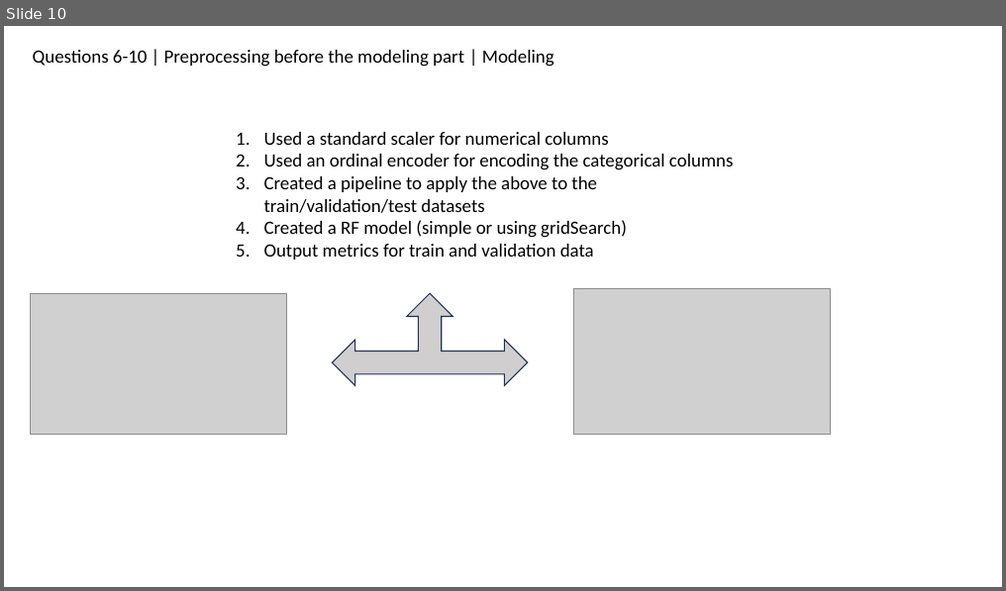
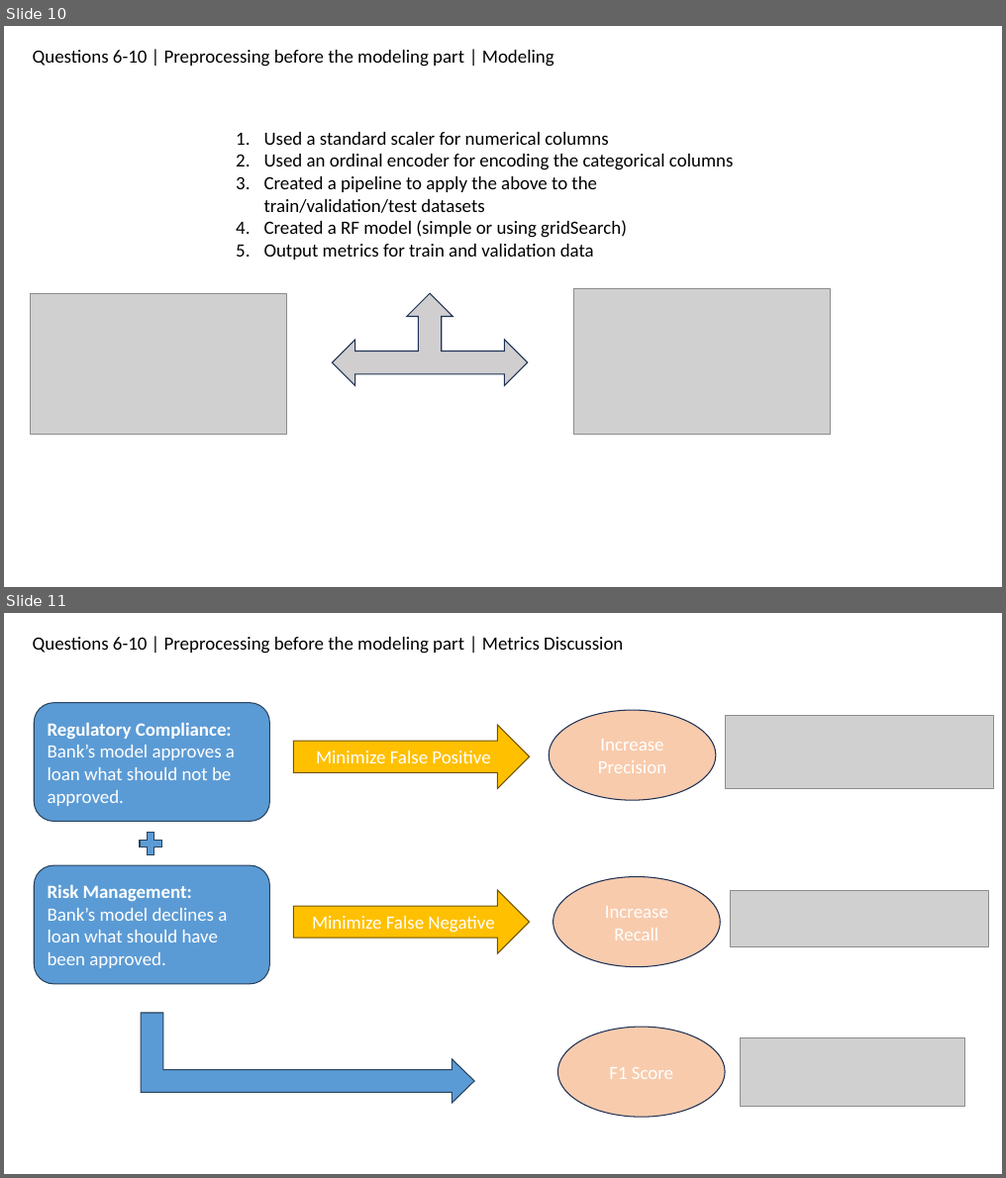
Before and after one commit to ownedbyphysics/ferProject, a slide deck: GeorgopoulosSpyros_FerreroPresentation.pptx. Shown one above the other, each under a label of ours: slide 10 before the commit, slides 10 and 11 after it. The pictures are 1006x591 and 1006x1178 pixels, drawn with LibreOffice and Linux fonts; fonts in the diff are those of the drawing; grey boxes stand for pictures. Boxes give left, top, right and bottom in pixels: in the first picture for what was removed or moved away, otherwise in the second. Text is boxed around its words. In the diff, an @@ line names an element or a change of style, - is before the commit and + after.

```diff
--- a/GeorgopoulosSpyros_FerreroPresentation.pptx
+++ b/GeorgopoulosSpyros_FerreroPresentation.pptx
@@ slide 11 added at [4,613,1002,1174], background #FFFFFF @@
@@ text added at [33,637,623,654], 18 pt, text #000000 @@
+Questions 6-10 | Preprocessing before the modeling part | Metrics Discussion
@@ rounded rectangle added at [34,703,269,821], fill #5B9BD5, outline #28445D 1 pt, 18 pt, text #FFFFFF @@
+Regulatory Compliance:
+Bank’s model approves a loan what should not be approved.
@@ right arrow added at [294,725,530,789], fill #FFC000, outline #705400 1 pt, 18 pt, text #FFFFFF @@
+Minimize False Positive
@@ ellipse added at [549,710,716,801], fill #F8CBAD, outline #1E3256 1 pt, 18 pt, text #FFFFFF @@
+Increase Precision
@@ picture added at [725,716,994,789] @@
@@ plus sign added at [136,828,166,860], fill #5B9BD5, outline #28445D 1 pt @@
@@ rounded rectangle added at [34,866,269,984], fill #5B9BD5, outline #28445D 1 pt, 18 pt, text #FFFFFF @@
+Risk Management:
+Bank’s model declines a loan what should have been approved.
@@ ellipse added at [553,877,721,967], fill #F8CBAD, outline #1E3256 1 pt, 18 pt, text #FFFFFF @@
+Increase Recall
@@ right arrow added at [294,890,530,954], fill #FFC000, outline #705400 1 pt, 18 pt, text #FFFFFF @@
+Minimize False Negative
@@ picture added at [731,890,988,948] @@
@@ bent up arrow added at [141,1013,474,1104], fill #5B9BD5, outline #28445D 1 pt @@
@@ ellipse added at [558,1027,725,1118], fill #F8CBAD, outline #1E3256 1 pt, 18 pt, text #FFFFFF @@
+F1 Score
@@ picture added at [741,1039,965,1106] @@
```
Also in this commit, not shown: 8 slides changed, 1 slide removed, 3 other files.
